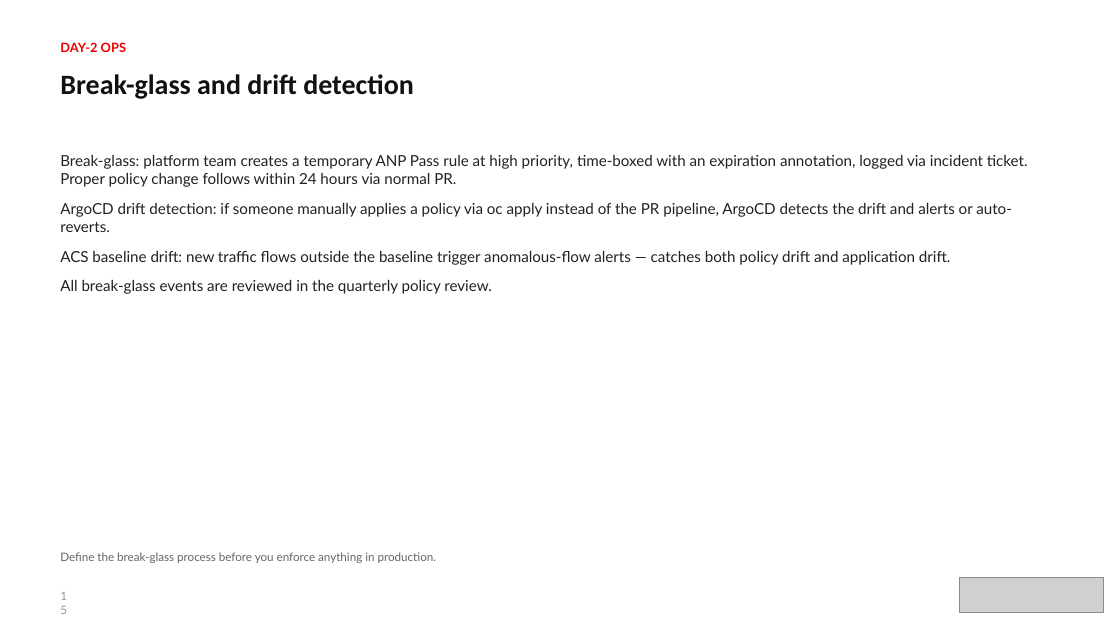
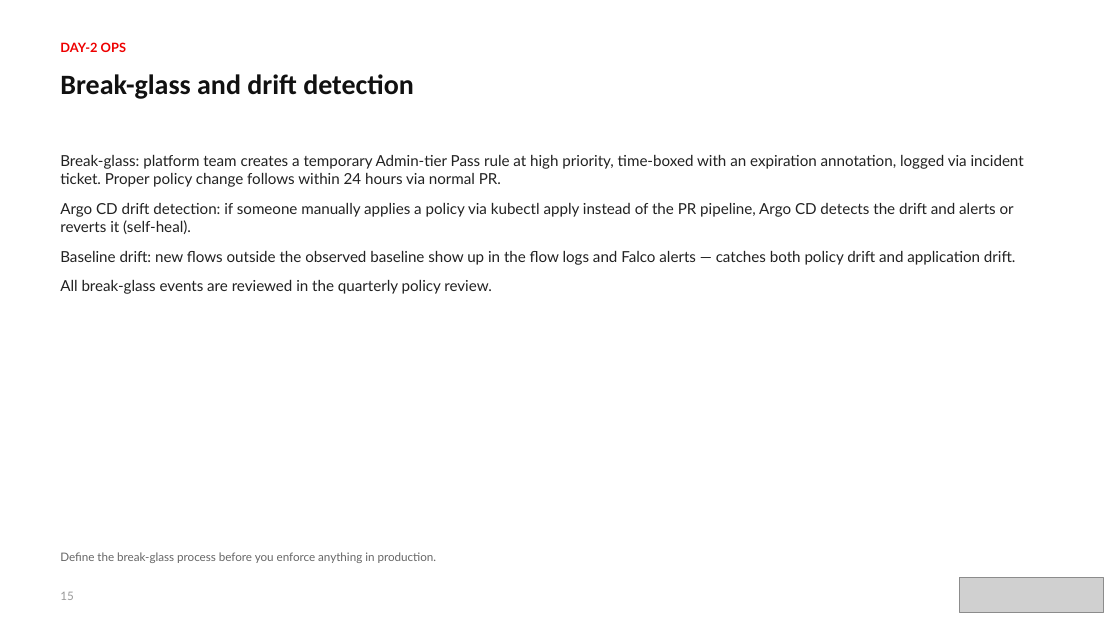
Before and after one commit to patterncatalyst/cloud-native-design-patterns, a slide deck: slide 15 of lgtm-presentation/Network-Policy-Process-Advisory.pptx. Drawn at 1120x630 pixels with LibreOffice and Linux fonts; fonts in the diff are those of the drawing; grey boxes stand for pictures. Boxes give left, top, right and bottom in pixels: in the first picture for what was removed or moved away, otherwise in the second. Text is boxed around its words. In the diff, an @@ line names an element or a change of style, - is before the commit and + after.

Commit message:
docs(deck): rework the network policy advisory to upstream Kubernetes and open source (S12)

```diff
--- a/lgtm-presentation/Network-Policy-Process-Advisory.pptx
+++ b/lgtm-presentation/Network-Policy-Process-Advisory.pptx
@@ text at (60,155,1024,265): text changed @@
-Break-glass: platform team creates a temporary ANP Pass rule at high priority, time-boxed with an expiration annotation, logged via incident ticket. Proper policy change follows within 24 hours via normal PR.
-ArgoCD drift detection: if someone manually applies a policy via oc apply instead of the PR pipeline, ArgoCD detects the drift and alerts or auto-reverts.
-ACS baseline drift: new traffic flows outside the baseline trigger anomalous-flow alerts — catches both policy drift and application drift.
+Break-glass: platform team creates a temporary Admin-tier Pass rule at high priority, time-boxed with an expiration annotation, logged via incident ticket. Proper policy change follows within 24 hours via normal PR.
+Argo CD drift detection: if someone manually applies a policy via kubectl apply instead of the PR pipeline, Argo CD detects the drift and alerts or reverts it (self-heal).
+Baseline drift: new flows outside the observed baseline show up in the flow logs and Falco alerts — catches both policy drift and application drift.
@@ text "15" rewrapped from (52,585,80,607) to (60,592,73,600) @@
```
Also in this commit, not shown: 19 other slides changed, 6 other files.
